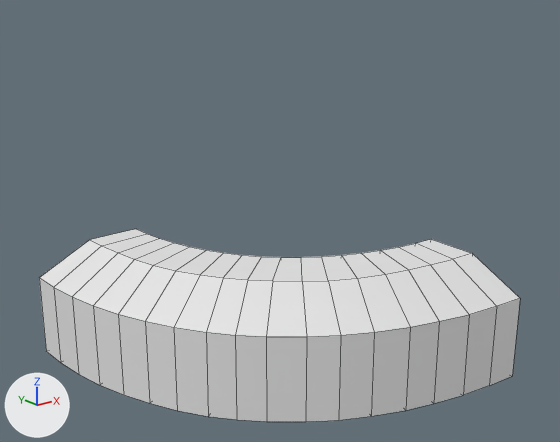
The OBJ model Roll-A-Ball-2/Assets/Meshes/InsideBend_LP.obj as it was, and as the next commit left it.
Before and after are seen from a 50 mm camera at (-5.4, -3.49, 3.33) aimed at (-1.47, 1.42, 1.36). The axes (+X, +Y, +Z) are drawn at lower left. The lights are the same throughout. Mesh edges are drawn as thin lines. Where no turn or scale is listed for an object, it has been applied to the vertices.

Objects in the first picture: 'InsideBend_LP'.
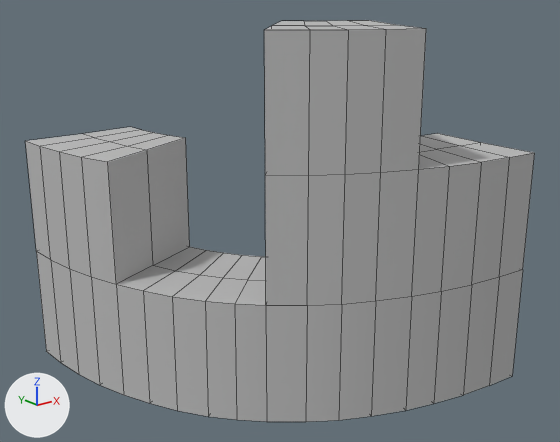
What changed in the scene script:
```text
Add mat_initialshadinggroup:
    mat_initialshadinggroup = principled_material('initialShadingGroup')
    mat_initialshadinggroup.base_color = (0.5, 0.5, 0.5)  # grey #bcbcbc
    mat_initialshadinggroup.roughness = 1.0
Change me_insidebend_lp:
    used by ob_insidebend_lp; location = (0.0, 0.0, 0.0)
    remove me_insidebend_lp.from_pydata(...)  # 108 vertices, 106 faces; spans x -3.0..0.0, y 0.0..3.0, z 0.0..1.0
    add me_insidebend_lp.from_pydata(...)  # 152 vertices, 150 faces; spans x -3.0..0.0, y 0.0..3.0, z 0.0..3.0
    me_insidebend_lp part 1
    14 vertices are removed from x -3.0..0.0, y 0.0..3.0, z 0.74..0.99
    34 faces are deleted
    14 vertices in x -2.99..-0.3, y 0.02..2.71, z 0.74 move by (0.0, 0.0, 0.25)
    20 vertices are added at x -3.0..0.0, y 0.0..3.0, z 0.99..2.99
    28 new vertices lie (0.0, 0.0, 1.0) away from vertices in x -2.99..0.0, y 0.02..3.0, z 0.74..1.0
    10 new vertices lie (0.0, 0.0, 1.0) away from vertices in x -1.89..-0.78, y 0.19..1.49, z 1.99..2.0
    78 new faces join them
    me_insidebend_lp part 2: 72 faces spanning x -3.0..0.0, y 0.0..3.0, z 0.0..1.0 switch from no material to mat_initialshadinggroup (grey #bcbcbc)
```

Boxes [x1, y1, x2, y2] around the edits, measured in the pictures (560 x 442 px):
'InsideBend_LP', reshaped (108% taller): before [39, 229, 520, 422]; after [26, 20, 535, 422]
part 1 of me_insidebend_lp, built on: before [39, 229, 520, 422]; after [26, 20, 535, 422]
part 2 of me_insidebend_lp, recoloured: [54, 247, 496, 422] in both
